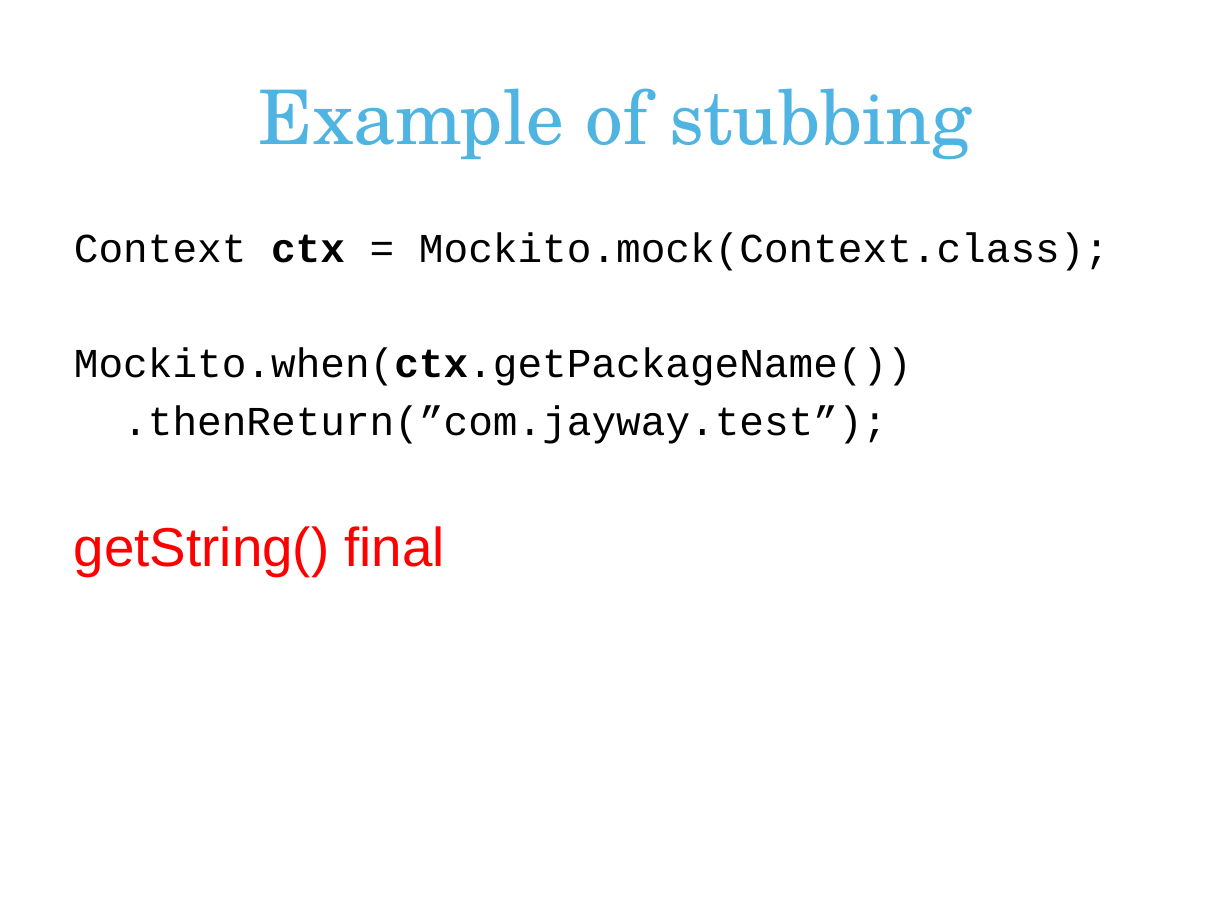
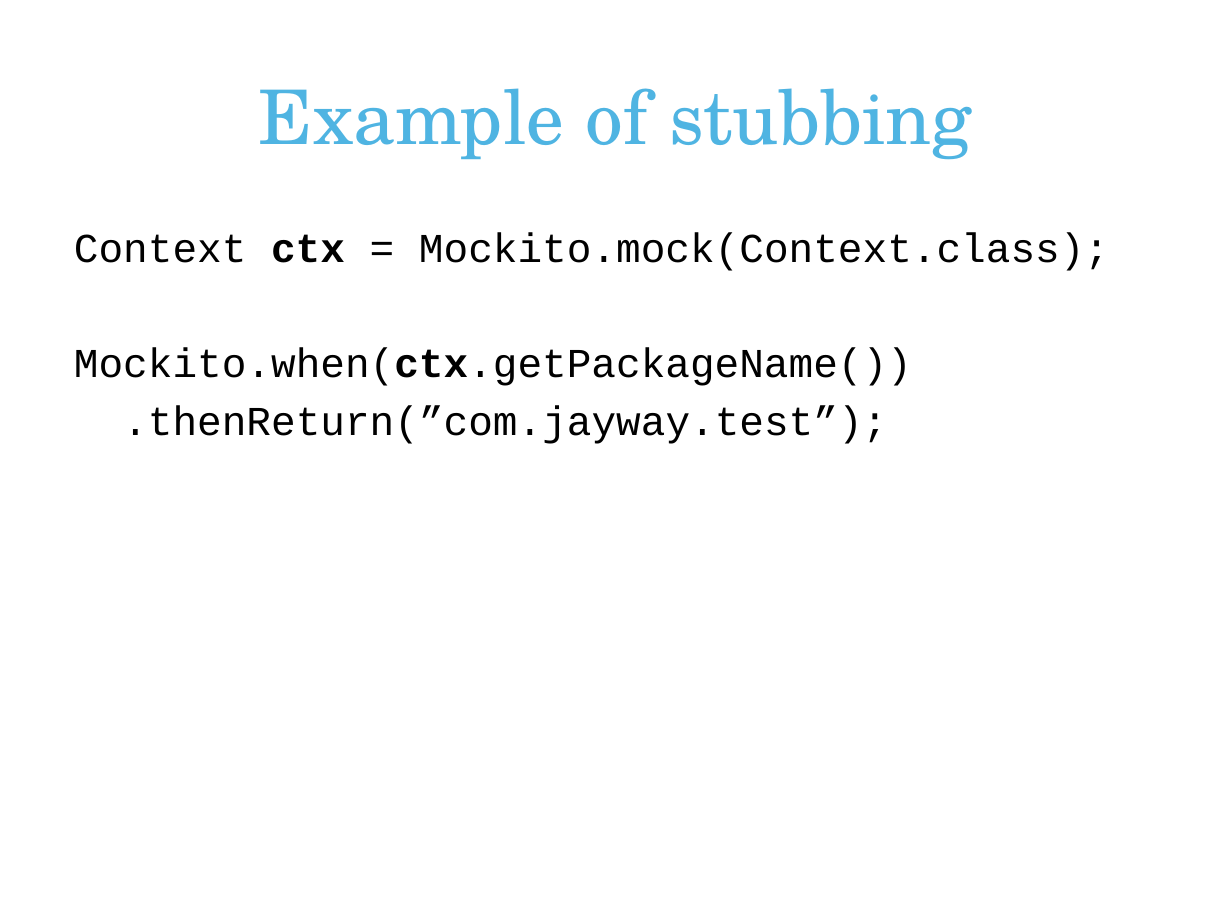
Before and after one commit to erjw/mockito-basic-lab, a slide deck: slide 6 of mockito-presentation.pptx. Drawn at 1232x924 pixels with LibreOffice and Linux fonts; fonts in the diff are those of the drawing; background and template pictures are left out. Boxes give left, top, right and bottom in pixels: in the first picture for what was removed or moved away, otherwise in the second. Text is boxed around its words. In the diff, an @@ line names an element or a change of style, - is before the commit and + after.

```diff
--- a/mockito-presentation.pptx
+++ b/mockito-presentation.pptx
@@ text at (x1=74, y1=526, x2=445, y2=576): paragraph removed @@
-getString() final
```
Also in this commit, not shown: 4 other slides changed, 3 slides added.
